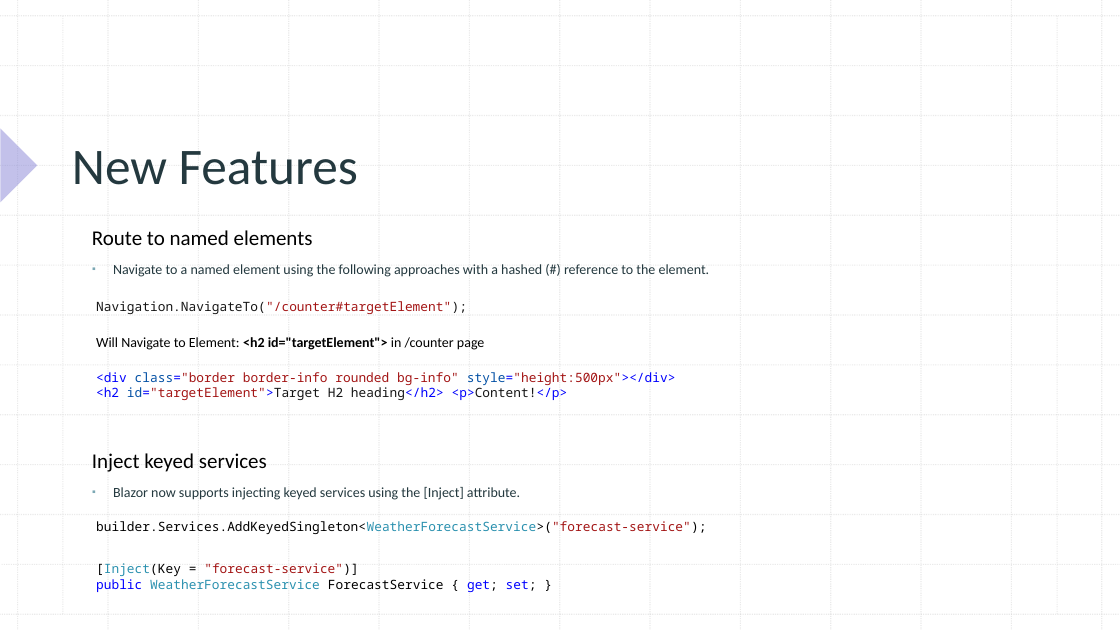
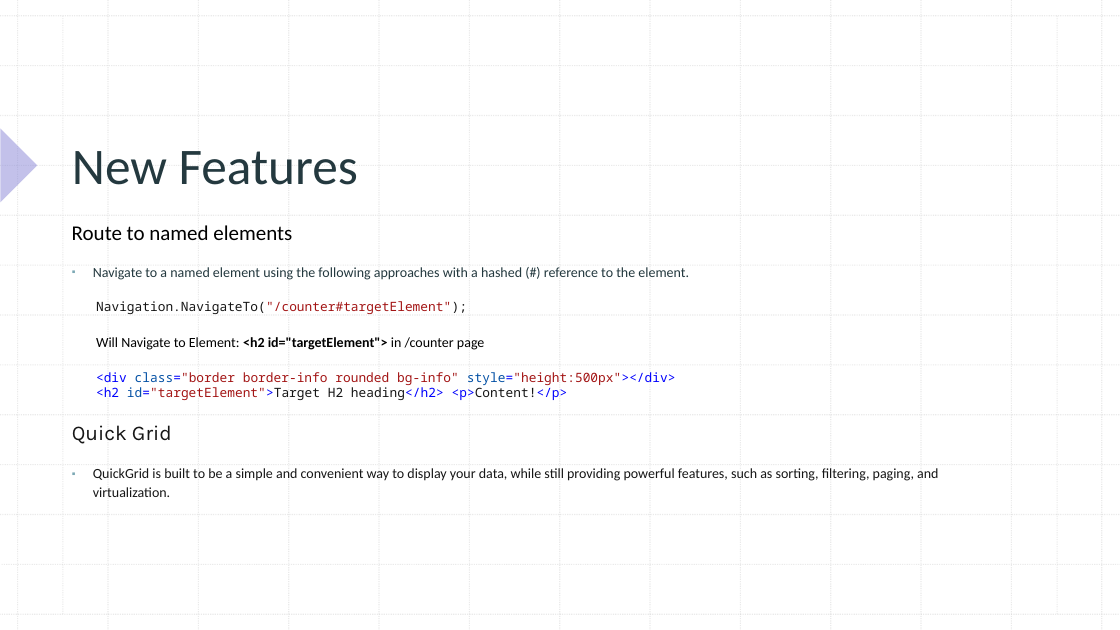
Before and after one commit to xccu/NetCore-Demo, a slide deck: slide 17 of Blazor in .net 8.pptx (slide 26 before the commit). Drawn at 1120x630 pixels with LibreOffice and Linux fonts; fonts in the diff are those of the drawing. Boxes give left, top, right and bottom in pixels: in the first picture for what was removed or moved away, otherwise in the second. Text is boxed around its words. In the diff, an @@ line names an element or a change of style, - is before the commit and + after.

```diff
--- a/Blazor in .net 8.pptx
+++ b/Blazor in .net 8.pptx
@@ text "Route to named elements" moved from (x1=92, y1=230, x2=313, y2=245) to (x1=72, y1=225, x2=292, y2=240) @@
@@ text "Navigate to a named element ..." moved from (x1=113, y1=264, x2=710, y2=277) to (x1=93, y1=267, x2=689, y2=280) @@
@@ text added at (x1=72, y1=425, x2=172, y2=444), 18 pt, text #161616 @@
+Quick Grid
@@ text removed at (x1=92, y1=453, x2=267, y2=472) @@
-Inject keyed services
@@ text added at (x1=93, y1=468, x2=938, y2=497), 12 pt, text #161616 @@
+▪ QuickGrid is built to be a simple and convenient way to display your data, while still providing powerful features, such as sorting, filtering, paging, and virtualization.
@@ text removed at (x1=113, y1=487, x2=520, y2=500) @@
-▪ Blazor now supports injecting keyed services using the [Inject] attribute.
@@ text removed at (x1=96, y1=521, x2=706, y2=575) @@
-builder.Services.AddKeyedSingleton<WeatherForecastService>("forecast-service");
@@ text removed at (x1=96, y1=563, x2=537, y2=592) @@
-[Inject(Key = "forecast-service")]
-public WeatherForecastService ForecastService { get; set; }
```
Also in this commit, not shown: 6 other slides changed, 5 slides added, 7 slides removed, 39 other files.
